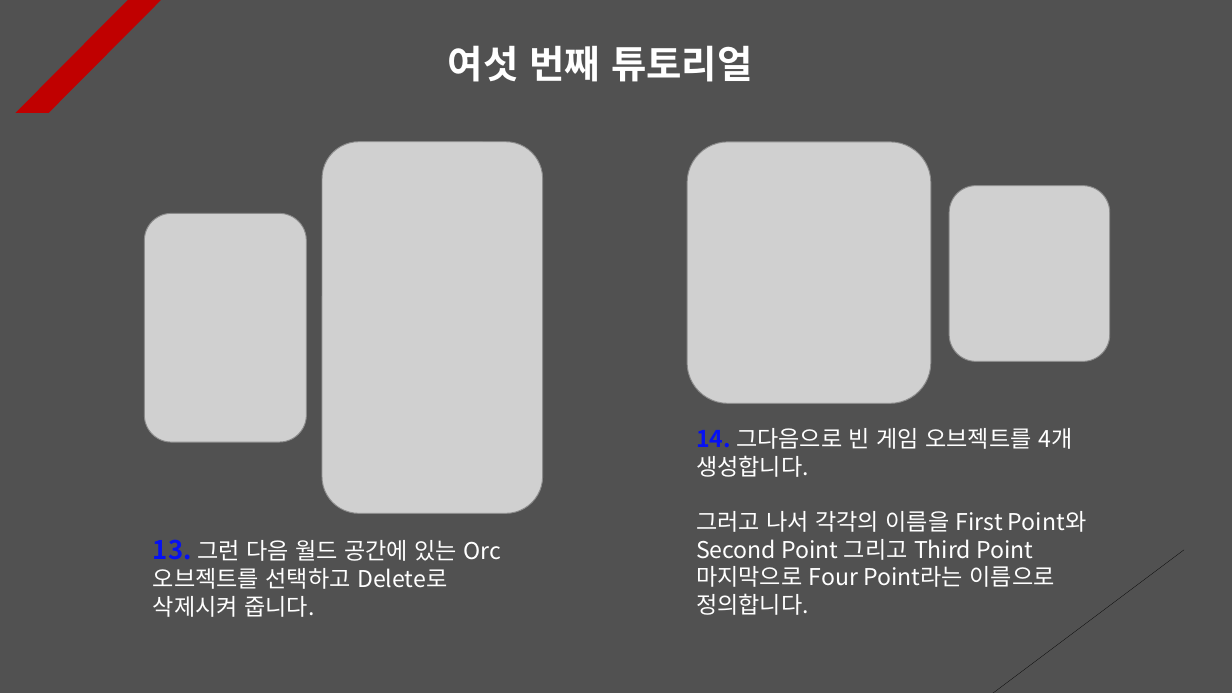
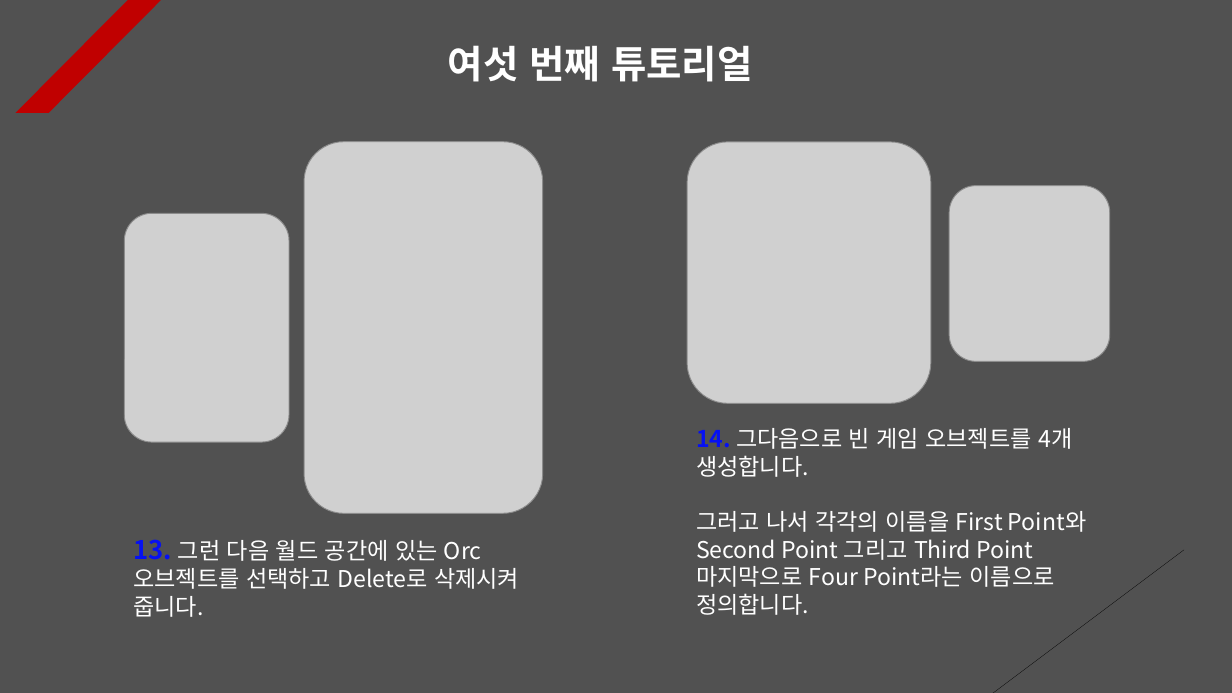
Before and after one commit to Unity2033/3D-UnityEngine, a slide deck: slide 8 of Assets/Class/Instantiate & Destroy/PPT Data/Instatiate and Destroy Example.pptx. Drawn at 1232x693 pixels with LibreOffice and Linux fonts; fonts in the diff are those of the drawing; grey boxes stand for pictures. Boxes give left, top, right and bottom in pixels: in the first picture for what was removed or moved away, otherwise in the second. Text is boxed around its words. In the diff, an @@ line names an element or a change of style, - is before the commit and + after.

```diff
--- a/Assets/Class/Instantiate & Destroy/PPT Data/Instatiate and Destroy Example.pptx
+++ b/Assets/Class/Instantiate & Destroy/PPT Data/Instatiate and Destroy Example.pptx
@@ picture resized from (x1=323, y1=141, x2=543, y2=513) to (x1=304, y1=141, x2=543, y2=513) @@
@@ picture moved from (x1=144, y1=213, x2=306, y2=443) to (x1=125, y1=213, x2=289, y2=443) @@
@@ text "13. 그런 다음 월드 공간에 ..." rewrapped from (x1=153, y1=539, x2=502, y2=617) to (x1=133, y1=539, x2=519, y2=617) @@
```
Also in this commit, not shown: 8 other slides changed, 1 slide added, 5 other files.
